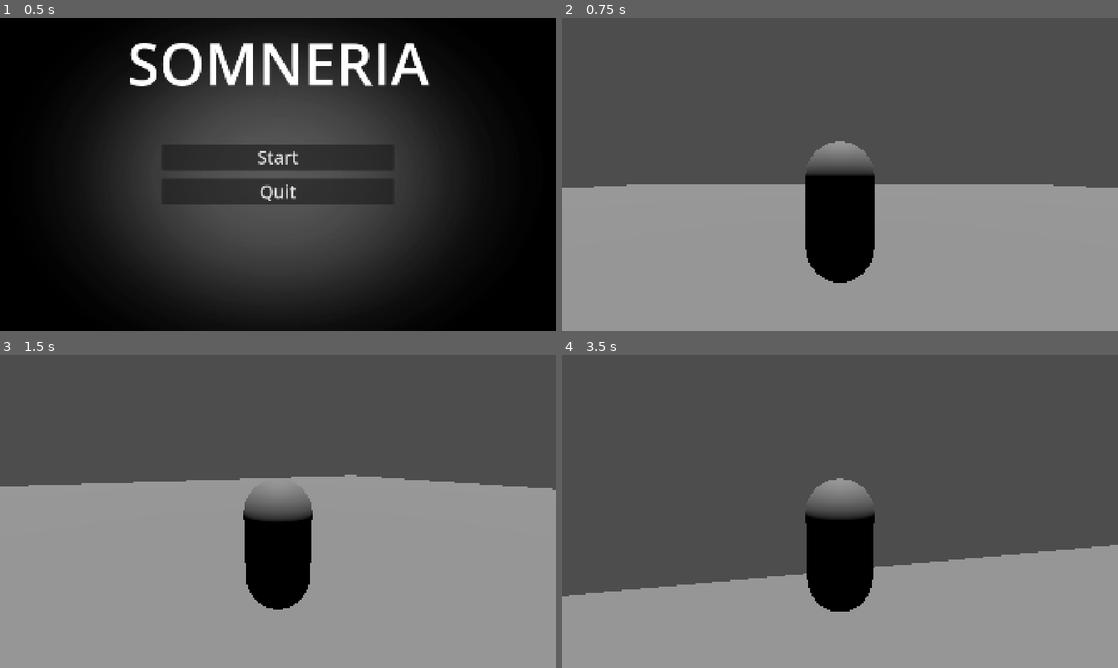
Above: before the commit, frames 1-4 (two rows, left to right).
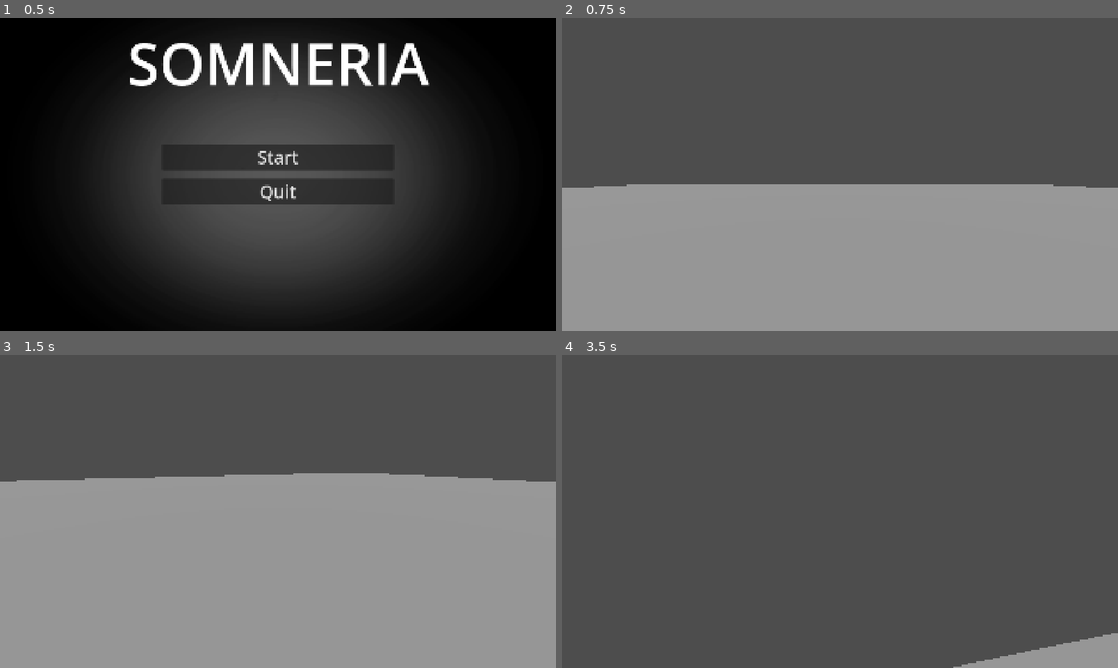
Above: after the commit, the same moments.

Repository: Kaympe20/somneria
Game: Godot game, scene res://main.tscn
The game is run twice, just before and just after one commit, with the same random seed, the same clock (stepped at 60 frames per second) and the same inputs.
Inputs (mouse positions are in pixels of both pictures, inside the frame that each line leads up to):
- Up to frame 1 (0.5 s): no input
- Up to frame 2 (0.75 s): click "Start" at 0.5 s
- Up to frame 3 (1.5 s): tap Enter (ui_accept) at 1.25 s; move the mouse to (305, 511) at 1.27 s; hold W (forward) from 1.28 s (still down)
- Up to frame 4 (3.5 s): keep holding W (forward); tap Space (jump) at 1.52, 2.27 s; move the mouse to (812, 511) at 2.02 s; move the mouse to (851, 505) at 2.77 s

Frame 1 is identical in both runs. In frame 2, 4.6% of the frame differs, in the area x 43-57%, y 39-85%; in frame 3, 5.5%; in frame 4, 32%, in the area x 0-100%, y 39-100%.

Commit message:
simplify code by making player universal between first and 3rd person

Diff:
--- a/environments/bedroom/bedroom.tscn
+++ b/environments/bedroom/bedroom.tscn
@@ -20,7 +20,12 @@
 transform = Transform3D(1, 0, 0, 0, 1, 0, 0, 0, 1, 0, -0.5, 0)
 mesh = SubResource("BoxMesh_v4gs4")
 
+[node name="First Person" parent="." unique_id=1513155368 instance=ExtResource("1_3y7ir")]
+firstPerson = true
+
 [node name="ThirdPerson" parent="." unique_id=1491157744 instance=ExtResource("1_3y7ir")]
+process_mode = 4
+visible = false
 
 [node name="DirectionalLight3D" type="DirectionalLight3D" parent="." unique_id=381598896]
 transform = Transform3D(1, 0, 0, 0, -4.371139e-08, 1, 0, -1, -4.371139e-08, 0, 21, 0)
--- a/views/firstPerson/firstPerson.tscn
+++ /dev/null
@@ -1,12 +0,0 @@
-[gd_scene format=3 uid="uid://cdqbwybf52nw"]
-
-[sub_resource type="CapsuleShape3D" id="CapsuleShape3D_qiq4r"]
-
-[node name="FirstPerson" type="CharacterBody3D" unique_id=1263046459]
-
-[node name="CollisionShape3D" type="CollisionShape3D" parent="." unique_id=1823703382]
-transform = Transform3D(3, 0, 0, 0, 3, 0, 0, 0, 3, 0, 3, 0)
-shape = SubResource("CapsuleShape3D_qiq4r")
-
-[node name="Camera3D" type="Camera3D" parent="." unique_id=1129778476]
-transform = Transform3D(1, 0, 0, 0, 1, 0, 0, 0, 1, 0, 4.9902253, -0.9787221)
--- a/views/thirdPerson/third_person.gd
+++ b/views/player/player.gd
@@ -8,12 +8,20 @@
 
 @onready var _camera_pivot: Node3D = $CameraPivot;
 
+@export var firstPerson: bool = false;
+
 
 var targetVelocity = Vector3.ZERO;
 
 # Called when the node enters the scene tree for the first time.
 func _ready() -> void:
 	Input.mouse_mode = Input.MOUSE_MODE_CAPTURED
+
+	if firstPerson:
+		var SpringArm: SpringArm3D = get_node("CameraPivot/SpringArm3D");
+		SpringArm.spring_length = 0;
+
+		$Pivot.hide();
 
 # Called every frame. 'delta' is the elapsed time since the previous frame.
 func _process(delta: float) -> void:
--- a/views/thirdPerson/thirdPerson.tscn
+++ b/views/player/player.tscn
@@ -1,6 +1,6 @@
 [gd_scene format=3 uid="uid://csbngv28gx0ml"]
 
-[ext_resource type="Script" uid="uid://bkru4wk781xlw" path="res://views/thirdPerson/third_person.gd" id="1_08oh2"]
+[ext_resource type="Script" uid="uid://bkru4wk781xlw" path="res://views/player/player.gd" id="1_08oh2"]
 
 [sub_resource type="CapsuleMesh" id="CapsuleMesh_3xv07"]
 
@@ -11,7 +11,7 @@
 
 [sub_resource type="CapsuleShape3D" id="CapsuleShape3D_08oh2"]
 
-[node name="ThirdPerson" type="CharacterBody3D" unique_id=1491157744]
+[node name="Player" type="CharacterBody3D" unique_id=1491157744]
 script = ExtResource("1_08oh2")
 
 [node name="Pivot" type="Node3D" parent="." unique_id=1026410499]
Renamed: views/thirdPerson/third_person.gd.uid -> views/player/player.gd.uid
